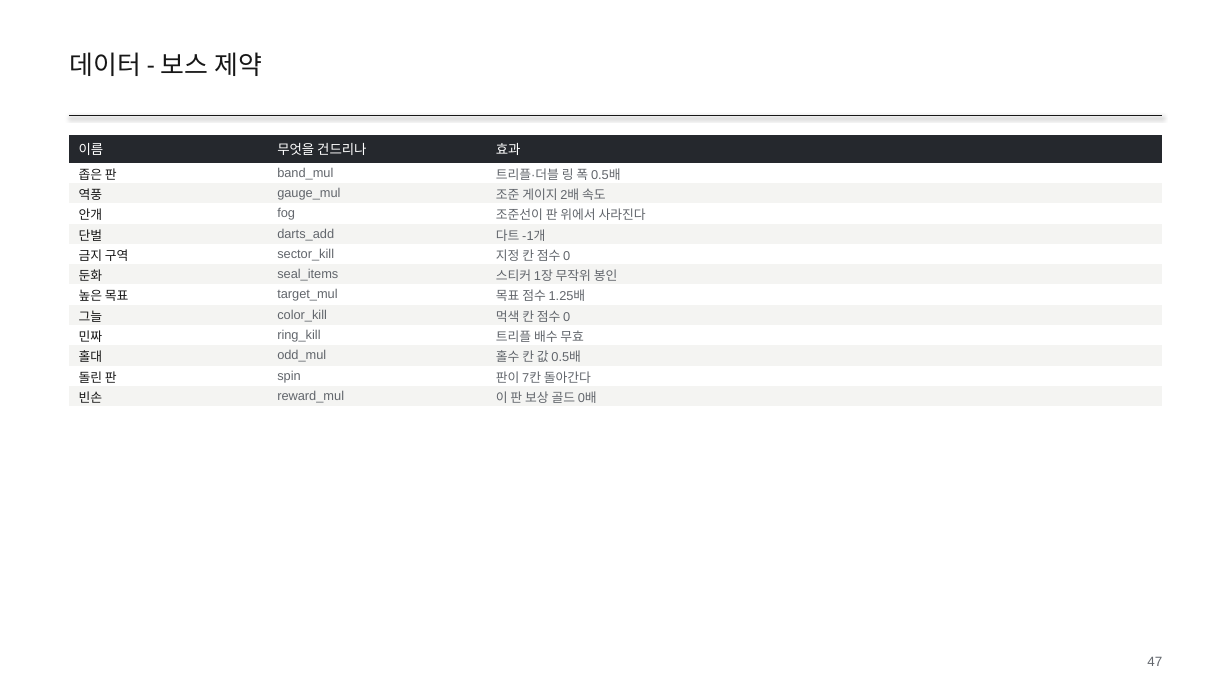
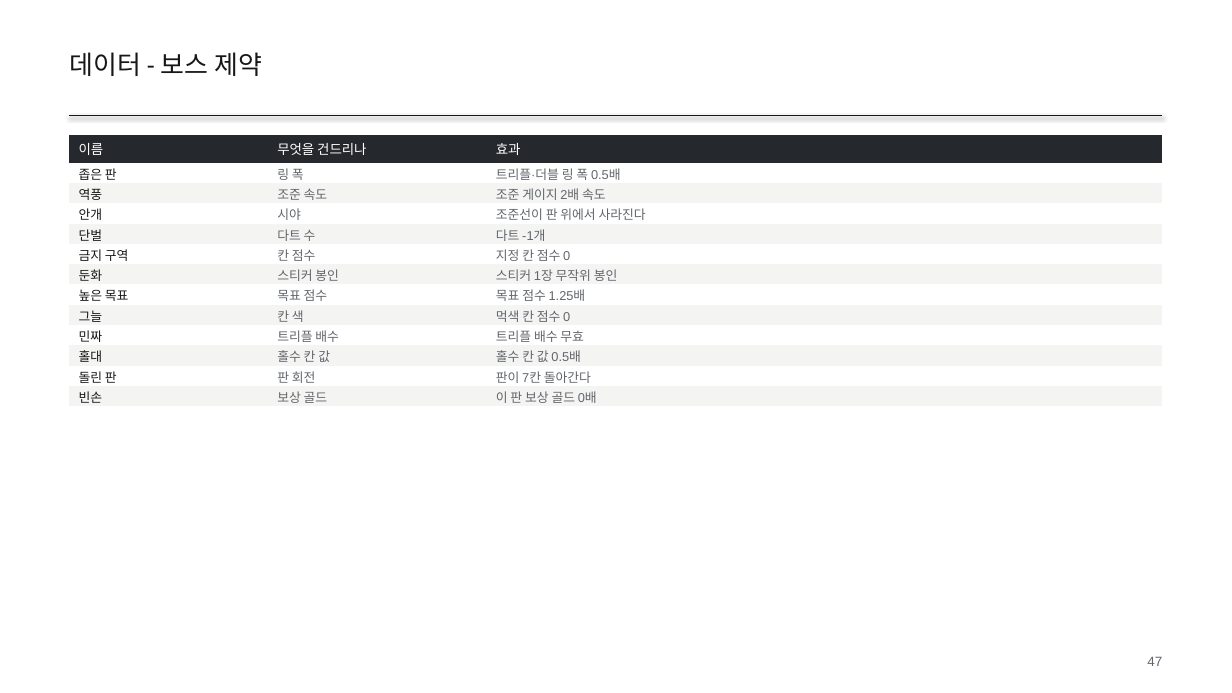
Before and after one commit to GGbong69/test-03, a slide deck: slide 47 of docs/HIGHTONE_기획서.pptx. Drawn at 1232x693 pixels with LibreOffice and Linux fonts; fonts in the diff are those of the drawing. Boxes give left, top, right and bottom in pixels: in the first picture for what was removed or moved away, otherwise in the second. Text is boxed around its words. In the diff, an @@ line names an element or a change of style, - is before the commit and + after.

```diff
--- a/docs/HIGHTONE_기획서.pptx
+++ b/docs/HIGHTONE_기획서.pptx
@@ table at [69, 135, 1163, 407] @@
-row 2, column 2: band_mul
+row 2, column 2: 링 폭
-row 3, column 2: gauge_mul
+row 3, column 2: 조준 속도
-row 4, column 2: fog
+row 4, column 2: 시야
-row 5, column 2: darts_add
+row 5, column 2: 다트 수
-row 6, column 2: sector_kill
+row 6, column 2: 칸 점수
-row 7, column 2: seal_items
+row 7, column 2: 스티커 봉인
-row 8, column 2: target_mul
+row 8, column 2: 목표 점수
-row 9, column 2: color_kill
+row 9, column 2: 칸 색
-row 10, column 2: ring_kill
+row 10, column 2: 트리플 배수
-row 11, column 2: odd_mul
+row 11, column 2: 홀수 칸 값
-row 12, column 2: spin
+row 12, column 2: 판 회전
-row 13, column 2: reward_mul
+row 13, column 2: 보상 골드
```
Also in this commit, not shown: 28 other slides changed, 1 slide added, 1 slide removed, 3 other files.
